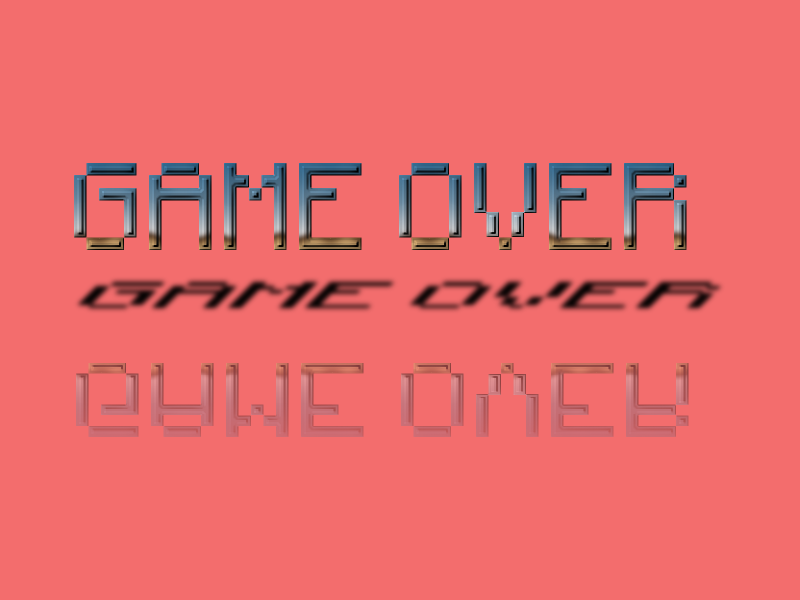
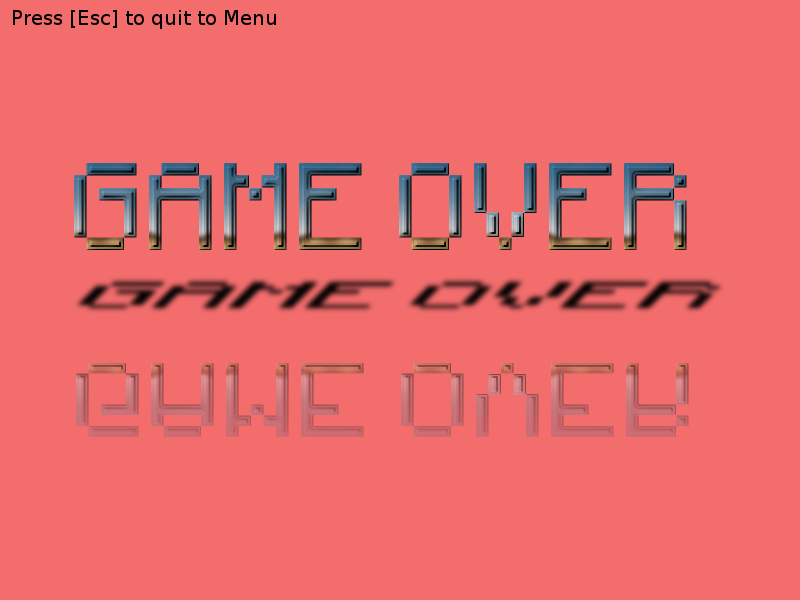
The second 800x600 image is a revision of the first. Changes to its layers:
added layer "Press [Esc] to quit to Menu" above "Background" over 13, 10, 276, 29
